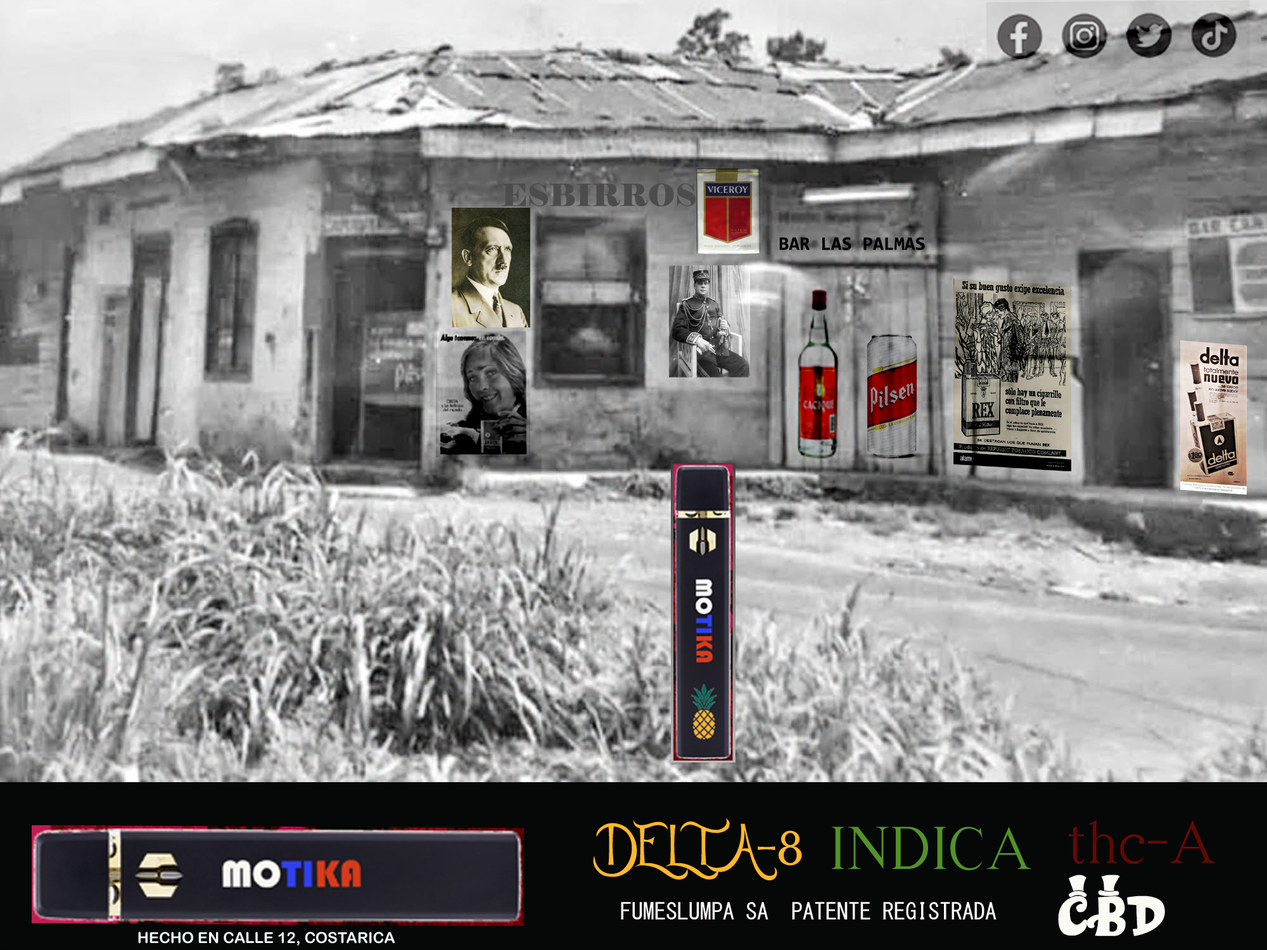
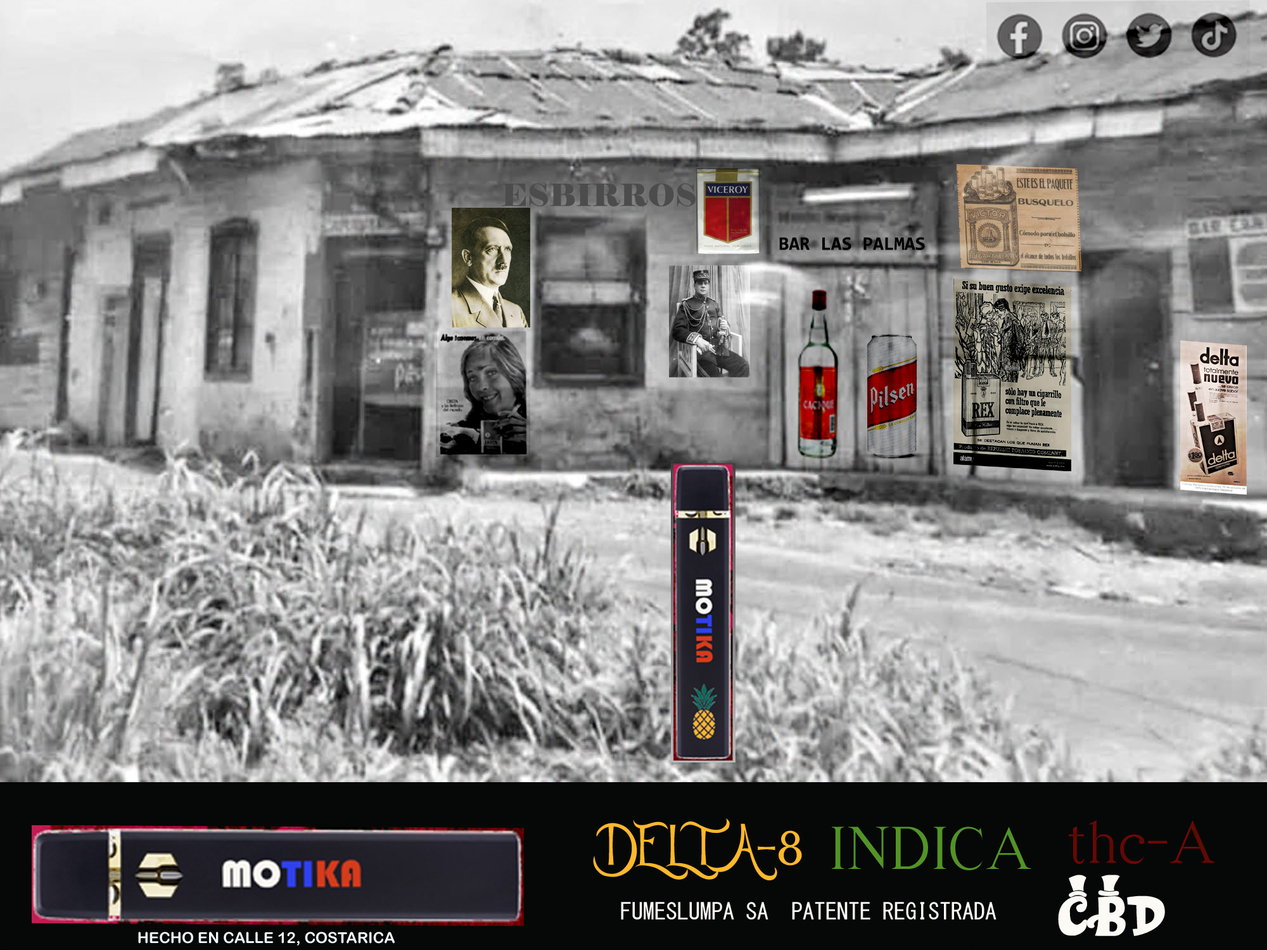
Layered file, before and after one edit (1267x950). Changes by layer:
added layer "Layer 24" (hard light) above "Layer 23" over [956, 163, 1082, 273]
